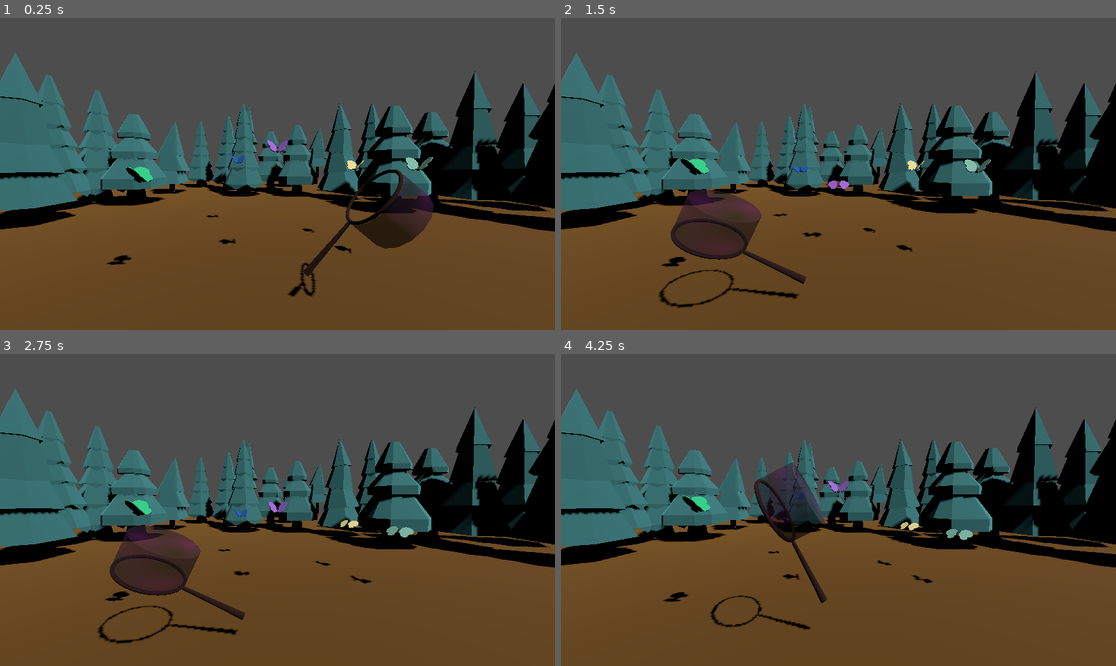
Above: before the commit, frames 1-4 (two rows, left to right).
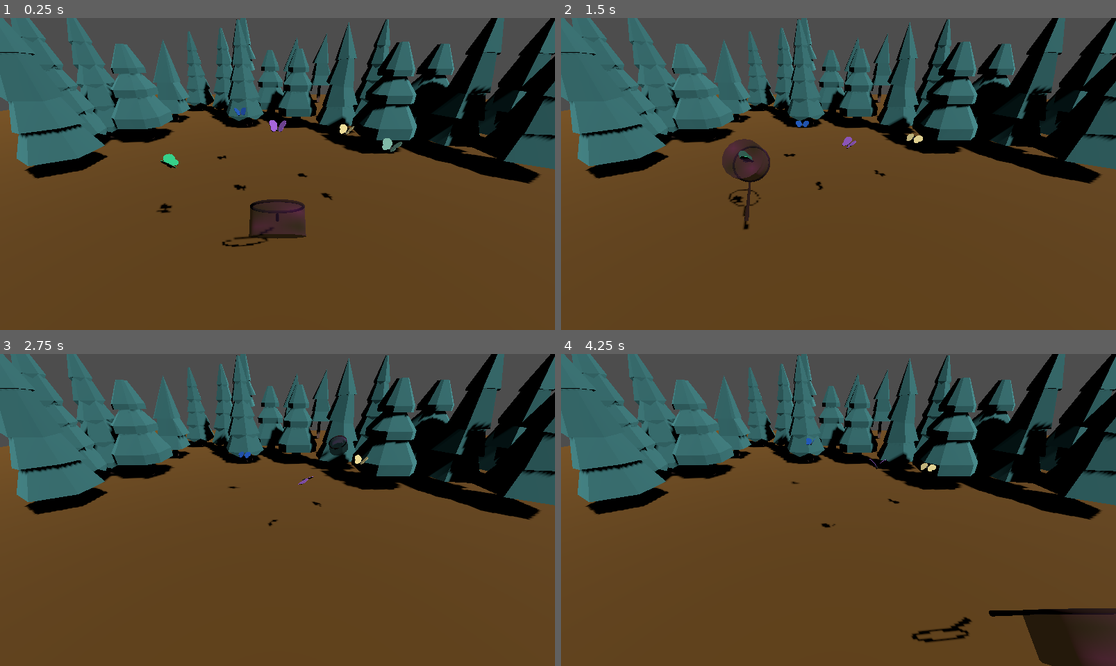
Above: after the commit, the same moments.

Repository: kmooney/ldj58
Game: Godot game, scene res://root.tscn
The game is run twice, just before and just after one commit, with the same random seed, the same clock (stepped at 60 frames per second) and the same inputs.
Inputs (mouse positions are in pixels of both pictures, inside the frame that each line leads up to):
- Up to frame 1 (0.25 s): no input
- Up to frame 2 (1.5 s): tap Enter at 0.5 s; move the mouse to (960, 158) at 0.52 s; tap Space at 0.6, 0.77, 1.07, 1.35 s; move the mouse to (727, 189) at 1.27 s
- Up to frame 3 (2.75 s): tap Space at 1.52, 1.82, 2.1 s; move the mouse to (333, 441) at 2.02 s
- Up to frame 4 (4.25 s): move the mouse to (810, 572) at 2.77 s; tap Space at 2.85, 3.02, 3.32, 3.6, 3.77, 4.07 s; move the mouse to (1005, 556) at 3.52 s; tap Escape at 4.15 s

The runs differ from the first frame. In frame 1, 46% of the frame differs, in the area x 0-100%, y 0-90%; in frame 2, 46%; in frame 3, 46%; in frame 4, 47%, in the area x 0-100%, y 0-100%.

Commit message:
fly and catch basics

Diff:
--- a/butterfly.gd
+++ b/butterfly.gd
@@ -1,42 +1,61 @@
-extends CharacterBody3D
-
-const GRAVITY = Vector3(0,-0.1,0)
-const UP = Vector3(0,0.3,0)
+extends Area3D
+const GRAVITY = Vector3(0,-1,0)
+const UP = Vector3(0,3,0)
 
 @onready var lwing = $ButterflyWing2
 @onready var rwing = $ButterflyWing
 
 @export var wing_color : Color = Color("red")
 
+const MAX_DIST_FROM_START = 1
+const SPEED = -0.75
+
+var init_pos:Vector3
 var flap_tween:Tween
+var velocity: Vector3
+var low_bound: float
+var flapping: bool = false
+var caught:bool = false
+var rotate_speed:float = 0
 
 func _ready():
+	rotate_speed = deg_to_rad(45 - randf()*90)
+	velocity = Vector3()
+	init_pos = self.position
+	low_bound = init_pos.y - randf() * 1.5
 	$ButterflyWing/wing_mesh.material_override.albedo_color = wing_color
 	$ButterflyWing2/wing_mesh.material_override.albedo_color  = wing_color
 
 func flap_down():
+	flapping = true
 	if flap_tween: flap_tween.cancel_free()
 	flap_tween = get_tree().create_tween()
-	flap_tween.tween_property(lwing,"rotation",Vector3(lwing.rotation.x,lwing.rotation.y,deg_to_rad(220)),0.25)
+	flap_tween.tween_property(lwing,"rotation",Vector3(lwing.rotation.x,lwing.rotation.y,deg_to_rad(220)),0.5)
 	flap_tween.set_parallel()
-	flap_tween.tween_property(rwing,"rotation",Vector3(rwing.rotation.x,rwing.rotation.y,deg_to_rad(-40)),0.25)
+	flap_tween.tween_property(rwing,"rotation",Vector3(rwing.rotation.x,rwing.rotation.y,deg_to_rad(-40)),0.5)
 	flap_tween.tween_callback(self.flap_up)
 
 func flap_up():
+	flapping = false
 	if flap_tween: flap_tween.cancel_free()
 	flap_tween = get_tree().create_tween()
-	flap_tween.tween_property(lwing,"rotation",Vector3(lwing.rotation.x,lwing.rotation.y,deg_to_rad(140)),0.25)
+	flap_tween.tween_property(lwing,"rotation",Vector3(lwing.rotation.x,lwing.rotation.y,deg_to_rad(140)),0.5)
 	flap_tween.set_parallel()
-	flap_tween.tween_property(rwing,"rotation",Vector3(rwing.rotation.x,rwing.rotation.y,deg_to_rad(40)),0.25)
+	flap_tween.tween_property(rwing,"rotation",Vector3(rwing.rotation.x,rwing.rotation.y,deg_to_rad(40)),0.5)
 
 func _process(delta: float) -> void:
-	var v = self.velocity
-	var dir = Vector3(v.x,0,v.y)
+	if caught: return
+	self.rotate_y(self.rotate_speed*delta)
+	var v = Vector3(self.basis.z.x,0.0,self.basis.z.z).normalized() * SPEED
+	v.y = self.velocity.y
 	v += GRAVITY * delta
-	if self.position.y <= 3:
+	if !flapping and self.position.y < low_bound:
 		self.flap_down()
 		v += UP * delta * (0.25 + (1-randf()*0.5))
 	self.velocity = v
-	dir.rotated(Vector3(0,1,0),deg_to_rad(2))
-	self.velocity = Vector3(dir.x,v.y,dir.z)
-	self.move_and_collide(self.velocity)
+	self.position += self.velocity * delta
+
+func catch():
+	if self.caught: return false
+	print("Butterfly Caught!",self.name)
+	self.caught = true
--- a/butterfly.tscn
+++ b/butterfly.tscn
@@ -16,7 +16,7 @@
 [sub_resource type="BoxShape3D" id="BoxShape3D_l7i6p"]
 size = Vector3(1, 0.1060791, 1)
 
-[node name="Butterfly" type="CharacterBody3D"]
+[node name="Butterfly" type="Area3D"]
 script = ExtResource("1_fn0p1")
 
 [node name="torso" type="MeshInstance3D" parent="."]
--- a/net.tscn
+++ b/net.tscn
@@ -30,7 +30,7 @@
 radial_steps = 16
 cap_top = false
 
-[node name="Net" type="CharacterBody3D"]
+[node name="Net" type="Area3D"]
 
 [node name="Ring" type="MeshInstance3D" parent="."]
 mesh = SubResource("TorusMesh_a7yl7")
--- a/root.gd
+++ b/root.gd
@@ -1,11 +1,59 @@
 extends Node3D
 
+var start_net_rot:Vector3
+var swiping:bool
+var swipe_ready:bool
+
+@onready var camera: Camera3D = get_viewport().get_camera_3d()
+
+var net_plane: Plane
+var caught_bug: Node3D
+
+func _ready():
+	start_net_rot = $NetArm.rotation
+	swiping = false
+	swipe_ready = true
+	net_plane = Plane(Vector3(0,1,0),$NetArm/Net.global_position)
+	Input.set_mouse_mode(Input.MOUSE_MODE_HIDDEN)
 
 func _input(event: InputEvent) -> void:
 	if event is InputEventKey:
-		if event.keycode == KEY_SPACE:
-			$AnimationPlayer.play("swipe")
+		if event.keycode == KEY_SPACE and swipe_ready:
+			swipe()
+		elif event.keycode == KEY_ESCAPE:
+			Input.set_mouse_mode(Input.MOUSE_MODE_VISIBLE)
 
+func swipe():
+	swiping = true
+	swipe_ready = false
+	var tween = get_tree().create_tween()
+	tween.tween_property($NetArm,"rotation",Vector3(deg_to_rad(-90),0,0),0.15)
+	tween.tween_callback(self.finish_swipe)
 
-func _on_animation_player_animation_finished(anim_name: StringName) -> void:
-	$AnimationPlayer.play("ready")
+func finish_swipe():
+	var tween = get_tree().create_tween()
+	tween.tween_property($NetArm,"rotation",start_net_rot,0.5)
+	tween.tween_callback(self.reset_swipe)
+	swiping = false
+	if caught_bug:
+		caught_bug.queue_free()
+		caught_bug = null
+
+func reset_swipe():
+	swipe_ready = true
+
+func _on_net_area_shape_entered(area_rid: RID, area: Area3D, area_shape_index: int, local_shape_index: int) -> void:
+	if swiping:
+		area.catch()
+		caught_bug = area
+
+func _process(delta:float):
+	var mouse_pos:Vector2 = get_viewport().get_mouse_position()
+	var ray_origin: Vector3 = camera.project_ray_origin(mouse_pos)
+	var ray_normal: Vector3 = camera.project_ray_normal(mouse_pos)
+	var intersection = net_plane.intersects_ray(ray_origin,ray_normal)
+	if intersection:
+		$NetArm.position.x = intersection.x
+		$NetArm.position.z = intersection.z
+	if caught_bug:
+		caught_bug.global_position = $NetArm/Net/Ring.global_position
--- a/root.tscn
+++ b/root.tscn
@@ -17,58 +17,6 @@
 
 [sub_resource type="WorldBoundaryShape3D" id="WorldBoundaryShape3D_pyidc"]
 
-[sub_resource type="Animation" id="Animation_vvh5c"]
-length = 0.001
-tracks/0/type = "value"
-tracks/0/imported = false
-tracks/0/enabled = true
-tracks/0/path = NodePath("..:rotation")
-tracks/0/interp = 1
-tracks/0/loop_wrap = true
-tracks/0/keys = {
-"times": PackedFloat32Array(0),
-"transitions": PackedFloat32Array(1),
-"update": 0,
-"values": [Vector3(0, 0, 0)]
-}
-
-[sub_resource type="Animation" id="Animation_28aoi"]
-resource_name = "ready"
-tracks/0/type = "value"
-tracks/0/imported = false
-tracks/0/enabled = true
-tracks/0/path = NodePath("..:rotation")
-tracks/0/interp = 1
-tracks/0/loop_wrap = true
-tracks/0/keys = {
-"times": PackedFloat32Array(0),
-"transitions": PackedFloat32Array(1),
-"update": 0,
-"values": [Vector3(0, 0, 0)]
-}
-
-[sub_resource type="Animation" id="Animation_pyidc"]
-resource_name = "swipe"
-tracks/0/type = "value"
-tracks/0/imported = false
-tracks/0/enabled = true
-tracks/0/path = NodePath("..:rotation")
-tracks/0/interp = 1
-tracks/0/loop_wrap = true
-tracks/0/keys = {
-"times": PackedFloat32Array(0, 0.23333335),
-"transitions": PackedFloat32Array(1, 1),
-"update": 0,
-"values": [Vector3(0, 0, 0), Vector3(0, 0, 1.8096098)]
-}
-
-[sub_resource type="AnimationLibrary" id="AnimationLibrary_28aoi"]
-_data = {
-&"RESET": SubResource("Animation_vvh5c"),
-&"ready": SubResource("Animation_28aoi"),
-&"swipe": SubResource("Animation_pyidc")
-}
-
 [node name="root" type="Node3D"]
 script = ExtResource("1_vvh5c")
 
@@ -82,7 +30,7 @@
 shape = SubResource("WorldBoundaryShape3D_pyidc")
 
 [node name="Camera3D" type="Camera3D" parent="."]
-transform = Transform3D(1, 0, 0, 0, 0.9989691, 0.045397818, 0, -0.045397818, 0.9989691, 0, 4.011506, 8.417046)
+transform = Transform3D(1, 0, 0, 0, 0.8759617, 0.4823806, 0, -0.4823806, 0.8759617, 0, 7.7777085, 10.013793)
 
 [node name="DirectionalLight3D" type="DirectionalLight3D" parent="."]
 transform = Transform3D(0.88644606, -0.08824905, 0.45434076, -0.3776179, 0.4297045, 0.8202189, -0.26761582, -0.89864695, 0.34758547, 3.5999293, 5.560861, 0)
@@ -109,16 +57,9 @@
 wing_color = Color(0.54384506, 0.7948984, 0.711413, 1)
 
 [node name="NetArm" type="Node3D" parent="."]
-transform = Transform3D(1, 0, 0, 0, 1, 0, 0, 0, 1, 0, 0, 2.585475)
 
 [node name="Net" parent="NetArm" instance=ExtResource("2_pyidc")]
-transform = Transform3D(-4.3711392e-08, -0.77051336, -0.63742405, 0, 0.63742405, -0.77051336, 1.0000001, -3.3680205e-08, -2.7862692e-08, 2.7206178, 3.1020367, 0)
-
-[node name="AnimationPlayer" type="AnimationPlayer" parent="."]
-root_node = NodePath("../NetArm/Net")
-libraries = {
-&"": SubResource("AnimationLibrary_28aoi")
-}
+transform = Transform3D(-1.0000001, -6.736041e-08, -5.5725383e-08, 0, 0.63742405, -0.77051336, 8.7422784e-08, -0.77051336, -0.63742405, 0, 3.102, 2.5214543)
 
 [node name="forest" type="Node3D" parent="."]
 
@@ -182,4 +123,4 @@
 [node name="tree_pineTallB5" parent="forest" instance=ExtResource("8_qw60f")]
 transform = Transform3D(10, 0, 0, 0, 10, 0, 0, 0, 10, -15.437989, -8.463745, -21.335293)
 
-[connection signal="animation_finished" from="AnimationPlayer" to="." method="_on_animation_player_animation_finished"]
+[connection signal="area_shape_entered" from="NetArm/Net" to="." method="_on_net_area_shape_entered"]
Not shown: 1 places in root.tscn that only renumber resources
